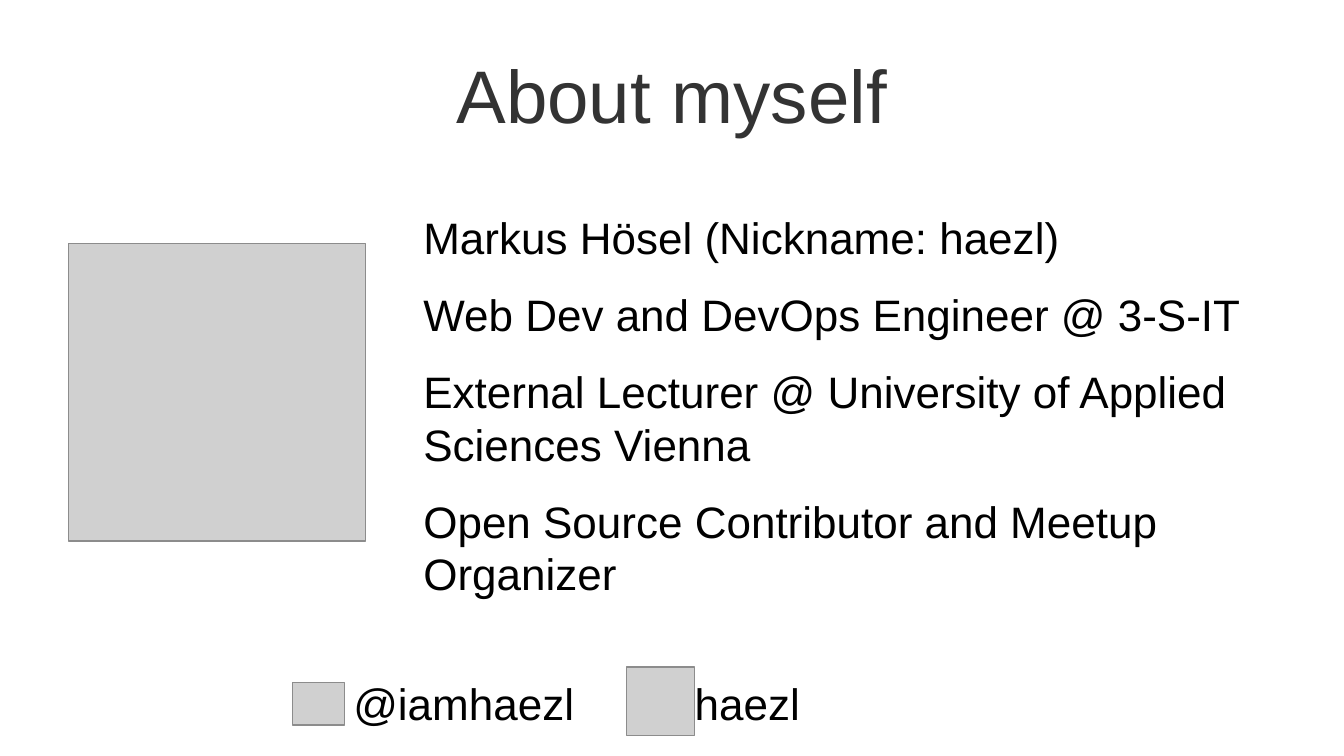
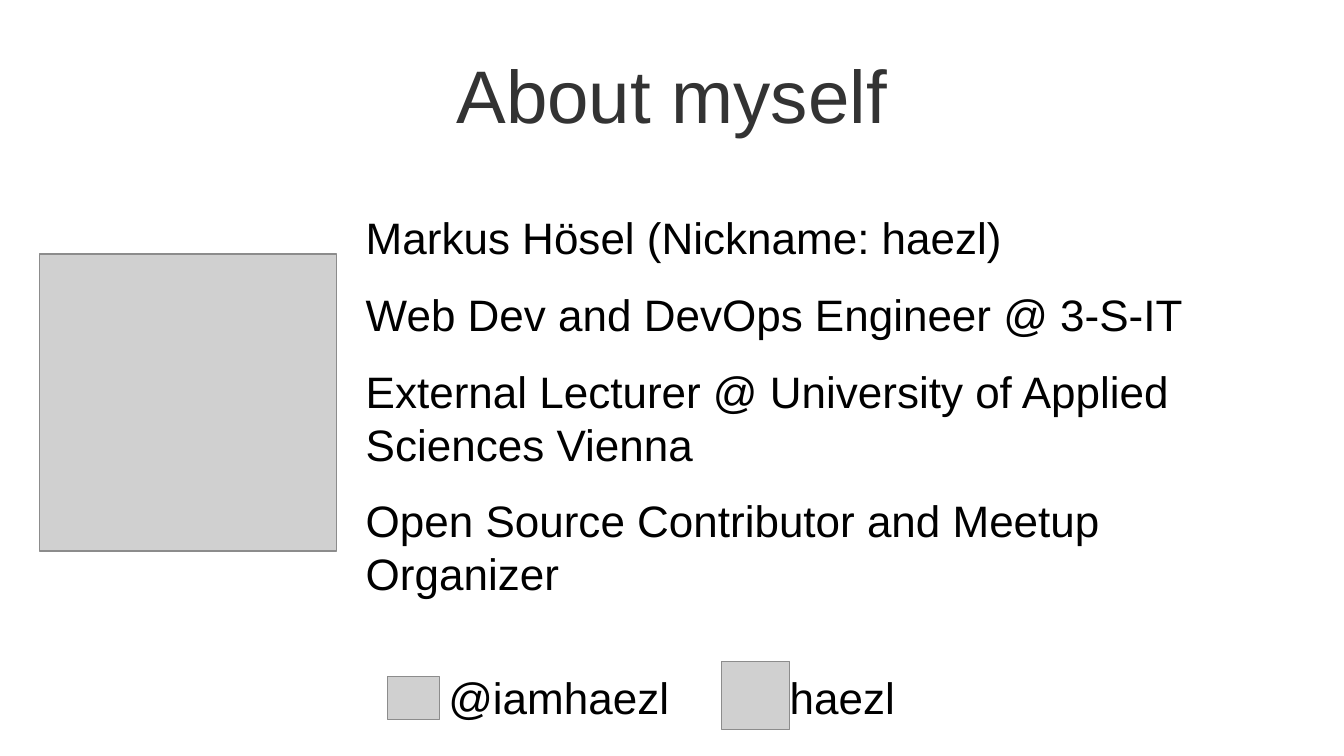
Before and after one commit to gehtmaguad/path-to-es-modules, a slide deck: slide 2 of path_to_esmodules.odp. Drawn at 1344x756 pixels with LibreOffice and Linux fonts; fonts in the diff are those of the drawing; grey boxes stand for pictures. Boxes give left, top, right and bottom in pixels: in the first picture for what was removed or moved away, otherwise in the second. Text is boxed around its words. In the diff, an @@ line names an element or a change of style, - is before the commit and + after.

```diff
--- a/path_to_esmodules.odp
+++ b/path_to_esmodules.odp
@@ text "Markus Hösel (Nickname: haezl)" at [366, 222, 1182, 599]: indent changed @@
@@ picture: place and size @@
-picture at [68, 244, 366, 542]
+picture at [39, 254, 337, 551]
@@ 2 pictures, 2 texts: place and size @@
-2 pictures, 2 texts at [293, 667, 800, 735]
+2 pictures, 2 texts at [388, 661, 895, 729]
```
Also in this commit, not shown: 30 other slides changed, 2 slides added, 1 slide removed, 1 other file.
